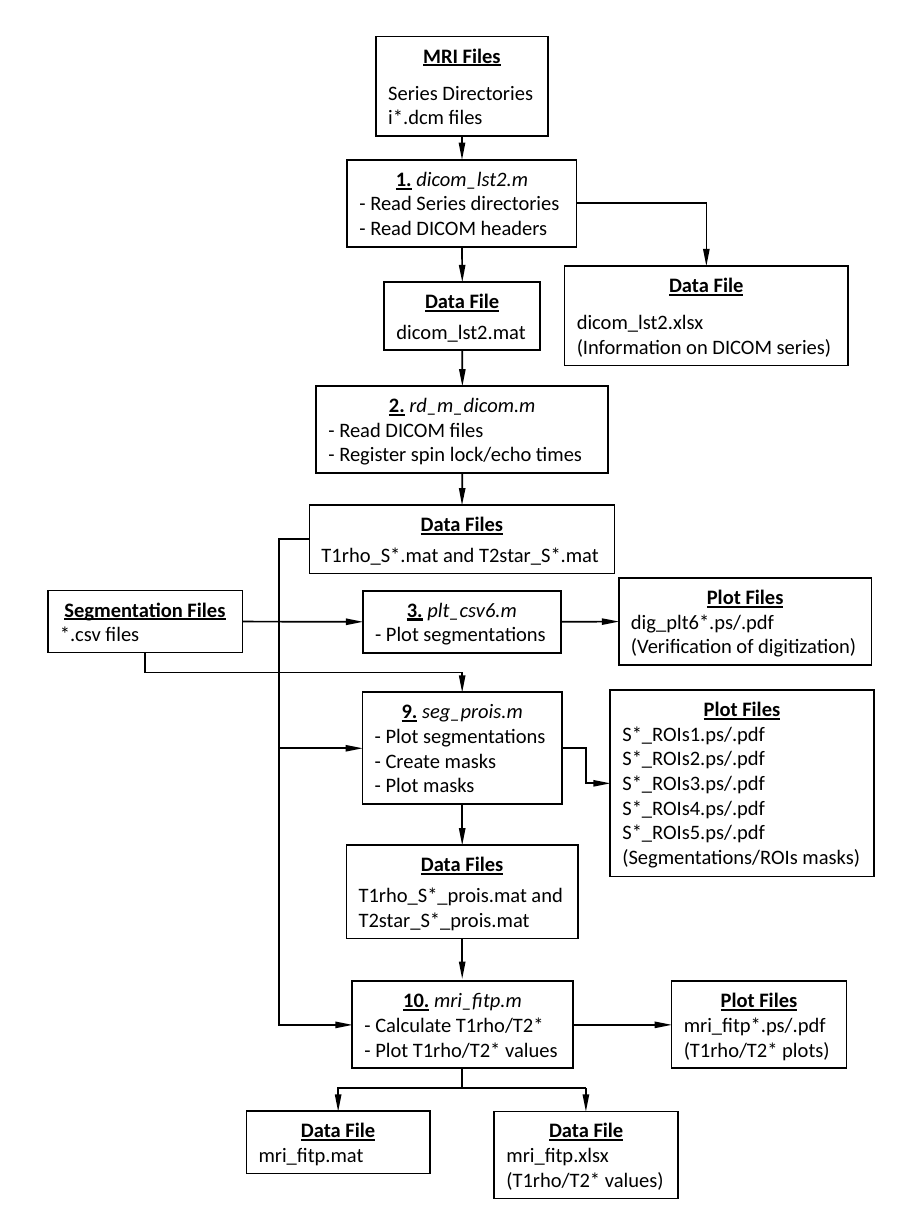
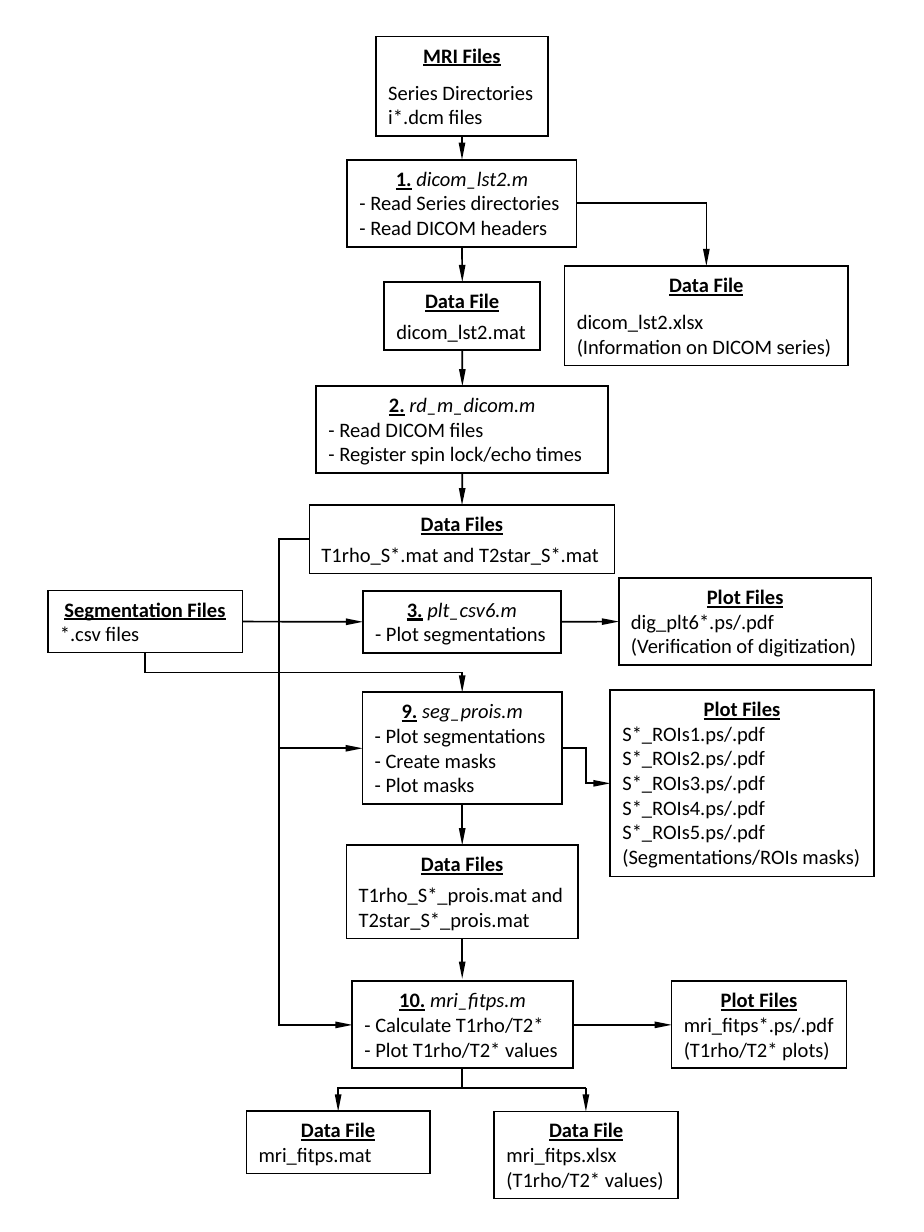
Before and after one commit to mggardne/PTOA_MRI_T1rho_and_T2star, a slide deck: slide 1 of PTOA_ImageAnalysisPipeline.pptx. Drawn at 924x1232 pixels with LibreOffice and Linux fonts; fonts in the diff are those of the drawing. Boxes give left, top, right and bottom in pixels: in the first picture for what was removed or moved away, otherwise in the second. Text is boxed around its words. In the diff, an @@ line names an element or a change of style, - is before the commit and + after.

```diff
--- a/PTOA_ImageAnalysisPipeline.pptx
+++ b/PTOA_ImageAnalysisPipeline.pptx
@@ text in rectangle at box(399, 992, 526, 1011): text changed @@
-10. mri_fitp.m
+10. mri_fitps.m
@@ text in rectangle at box(684, 1017, 834, 1036): text changed @@
-mri_fitp*.ps/.pdf
+mri_fitps*.ps/.pdf
@@ text in rectangle at box(259, 1148, 372, 1166): text changed @@
-mri_fitp.mat
+mri_fitps.mat
@@ text in rectangle at box(506, 1147, 616, 1166): text changed @@
-mri_fitp.xlsx
+mri_fitps.xlsx
```
Also in this commit, not shown: 2 other files.
